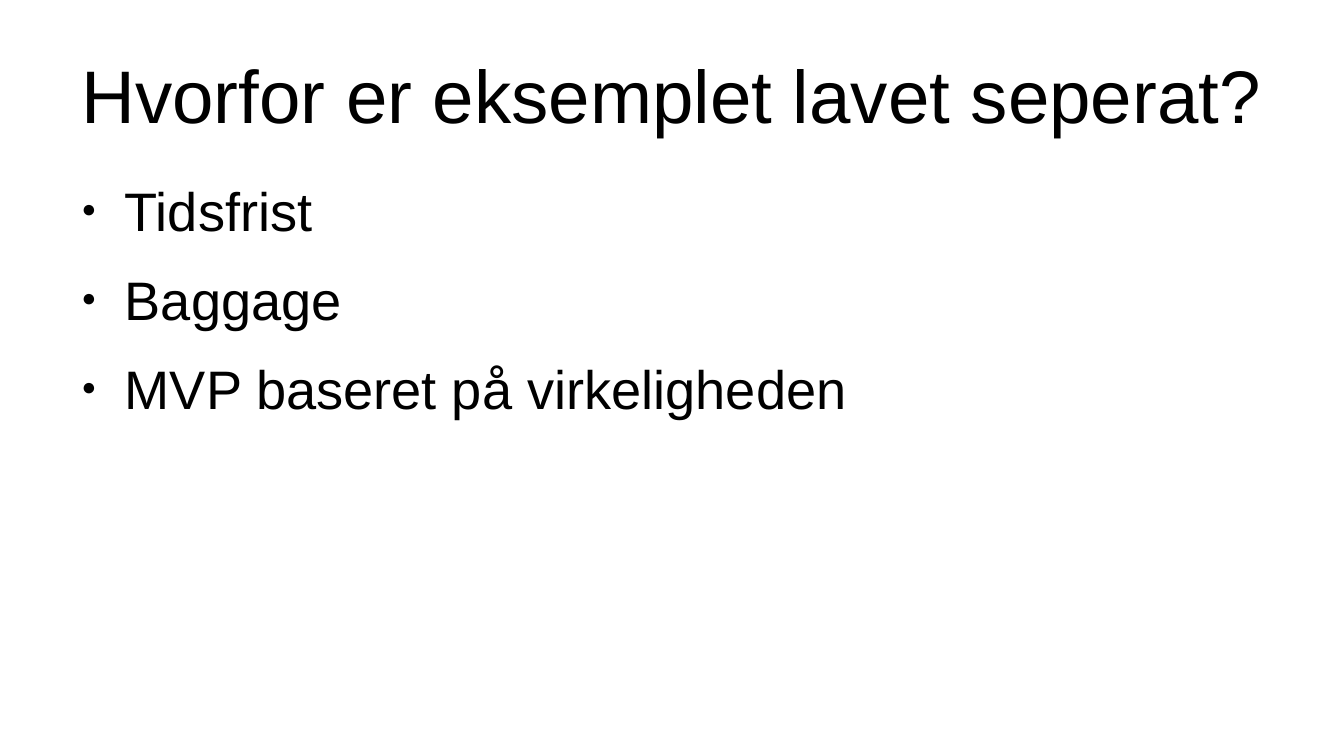
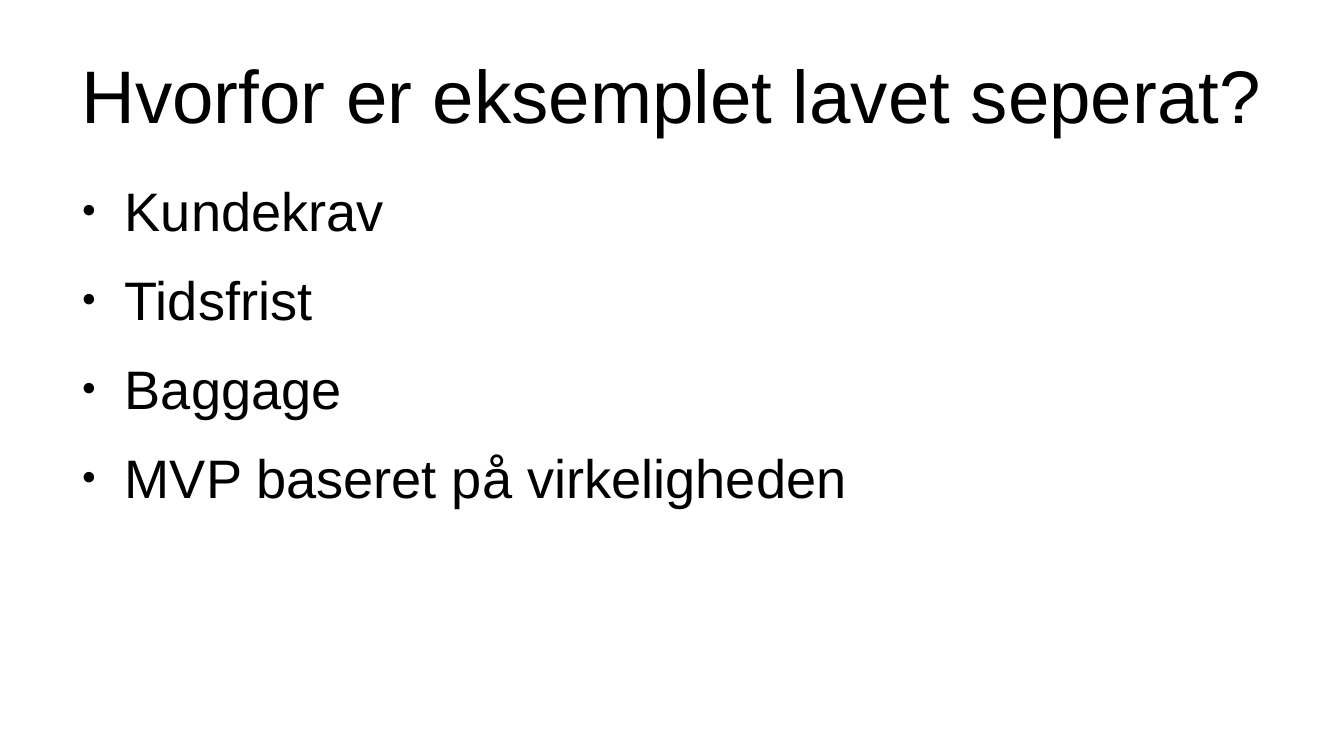
Before and after one commit to camper0008/school-example-projects, a slide deck: slide 3 of flutter-deno-websockets/presentation/presentation.odp. Drawn at 1344x756 pixels with LibreOffice and Linux fonts; fonts in the diff are those of the drawing. Boxes give left, top, right and bottom in pixels: in the first picture for what was removed or moved away, otherwise in the second. Text is boxed around its words. In the diff, an @@ line names an element or a change of style, - is before the commit and + after.

```diff
--- a/flutter-deno-websockets/presentation/presentation.odp
+++ b/flutter-deno-websockets/presentation/presentation.odp
@@ text at (125, 191, 384, 232): paragraph added @@
+● Kundekrav
```
Also in this commit, not shown: 5 other slides changed, 9 slides added, 1 slide removed.
